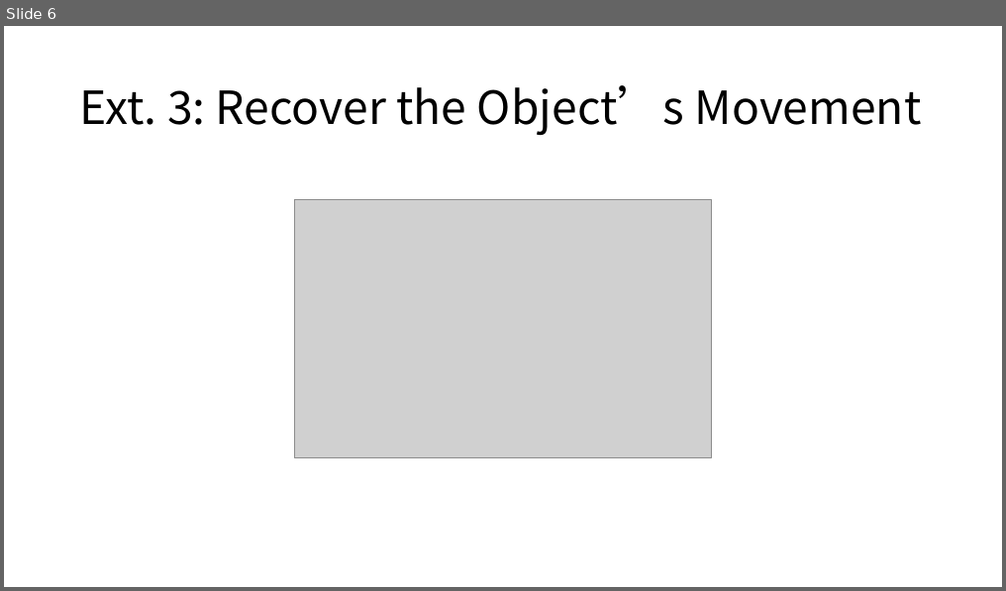
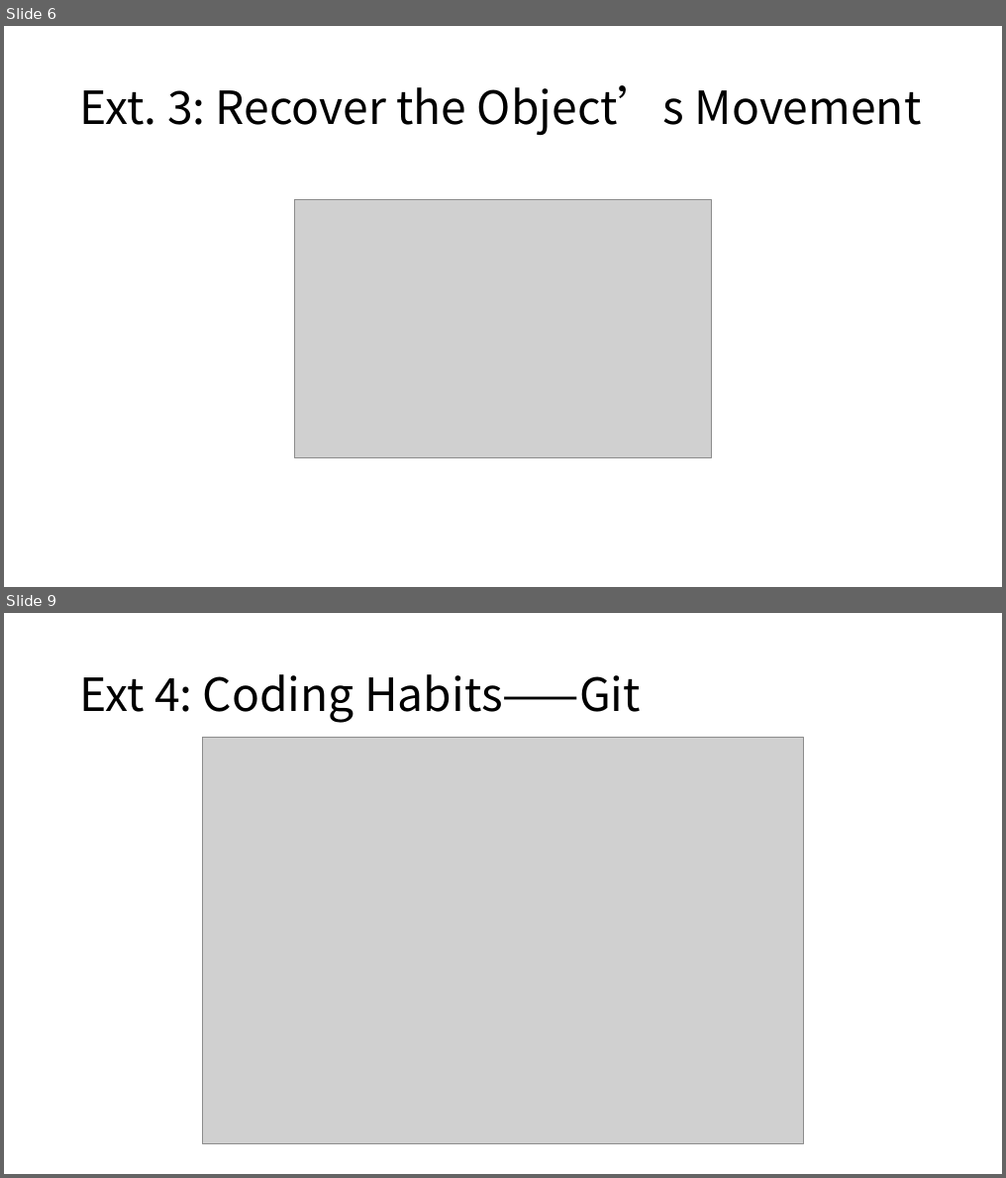
Before and after one commit to RUSRUSHB/Project2-Motion-Detection-via-Communication-Signals, a slide deck: Project 2.pptx. Shown one above the other, each under a label of ours: slide 6 before the commit, slides 6 and 9 after it; the slides between them are not shown. The pictures are 1006x591 and 1006x1178 pixels, drawn with LibreOffice and Linux fonts; fonts in the diff are those of the drawing; grey boxes stand for pictures. Boxes give left, top, right and bottom in pixels: in the first picture for what was removed or moved away, otherwise in the second. Text is boxed around its words. In the diff, an @@ line names an element or a change of style, - is before the commit and + after.

```diff
--- a/Project 2.pptx
+++ b/Project 2.pptx
@@ slide 9 added at (4,613,1002,1174), background #FFFFFF @@
@@ title added at (80,674,641,723), 44 pt, text #000000 @@
+Ext 4: Coding Habits——Git
@@ picture added at (203,738,804,1145) @@
```
Also in this commit, not shown: 1 slide changed, 1 other slide added, 1 other file.
